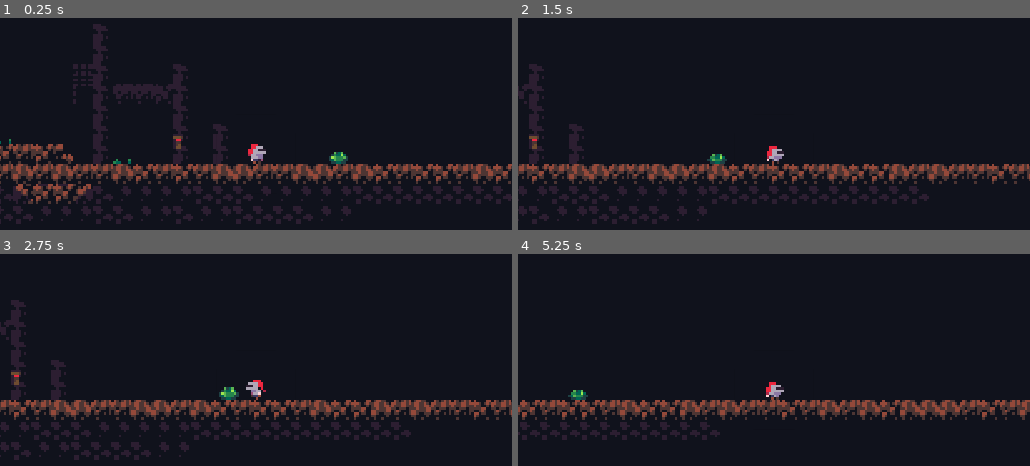
Above: before the commit, frames 1-4 (two rows, left to right).
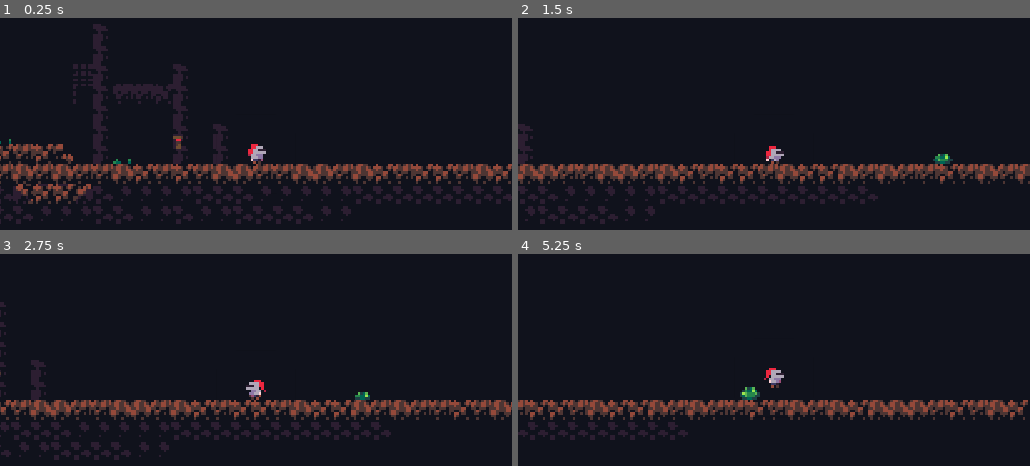
Above: after the commit, the same moments.

Repository: 8by4/solo1
Game: Godot game, scene res://Scenes/test.tscn
Two runs of this game, one before a commit and one after it. Both use one fixed random seed, a clock stepped at 60 frames per second and the inputs below.
Inputs:
- Up to frame 1 (0.25 s): no input
- Up to frame 2 (1.5 s): tap Enter at 0.5 s; hold D (right) from 0.53 s (still down); tap E (interaction) at 0.6, 1.35 s; tap W (jump) at 0.77 s
- Up to frame 3 (2.75 s): tap W (jump) at 1.52 s; release D (right) at 2.03 s; hold A (left) from 2.03 s (still down); tap E (interaction) at 2.1 s
- Up to frame 4 (5.25 s): release A (left) at 2.78 s; hold D (right) 2.78-4.28 s; tap E (interaction) every 0.75 s from 2.85 to 5.1 s; tap W (jump) at 3.02, 3.77, 4.52 s; hold A (left) 4.28-5.03 s; hold D (right) from 5.03 s (still down)

The runs differ from the first frame. In frame 1, 0.2% of the frame differs, in the area x 64-68%, y 63-69%; in frame 2, 11%, in the area x 0-100%, y 21-98%; in frame 3, 7.4%; in frame 4, 7.7%.

Commit message:
slime radius increase

Diff:
--- a/Scenes/slime.tscn
+++ b/Scenes/slime.tscn
@@ -10,7 +10,7 @@
 size = Vector2(8, 5)
 
 [sub_resource type="CircleShape2D" id="CircleShape2D_ti7p4"]
-radius = 28.0
+radius = 51.0098
 
 [sub_resource type="Animation" id="Animation_8kp3e"]
 resource_name = "Idle"
@@ -81,6 +81,7 @@
 shape = SubResource("RectangleShape2D_sp152")
 
 [node name="Player Dectection" type="Area2D" parent="."]
+visible = false
 metadata/_edit_lock_ = true
 metadata/_edit_group_ = true
 
--- a/Scenes/test.tscn
+++ b/Scenes/test.tscn
@@ -27,4 +27,4 @@
 position = Vector2(210, 494)
 
 [node name="Slime" parent="." instance=ExtResource("6_i3ygf")]
-position = Vector2(274, 501)
+position = Vector2(394, 500)
